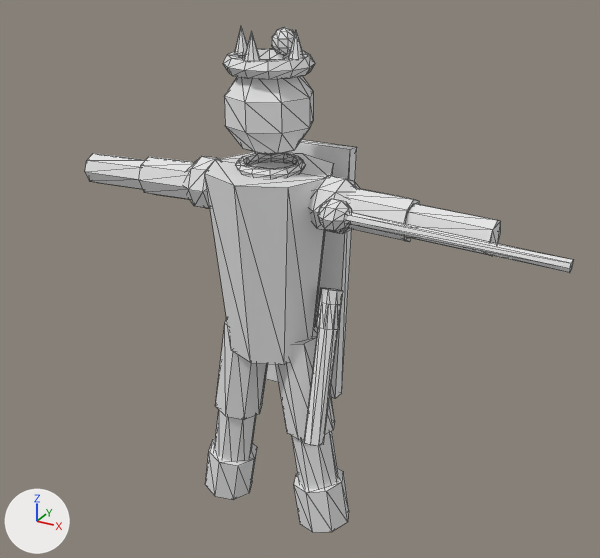
The glTF model public/models/dama_rpg.glb, before and after one commit.
One viewpoint serves both versions: a camera (50 mm lens) standing at (0.625, -1.044, 0.961) and looking at (0.026, 0.045, 0.416). Lighting does not change. The marker at lower left points along +X, +Y and +Z. The picture after the commit comes second. Mesh edges are drawn as thin lines. Where no turn or scale is listed for an object, it has been applied to the vertices. Vertices at exactly the same position are counted once.

Script lines for the objects in view, before the commit:
```python
me_cone_013 = bpy.data.meshes.new('Cone.013')
me_cone_013.from_pydata(...)  # 573 vertices, 1054 faces; spans x -0.351..0.46, y -0.1..0.145, z -0.013..0.815
# faces by material slot: [344, 224, 358, 128]
me_cone_013.materials.append(mat_corpo)  # white #e7e7e7
me_cone_013.materials.append(mat_detalhe)  # white #e7e7e7
me_cone_013.materials.append(mat_coroa)  # white #e7e7e7
me_cone_013.materials.append(mat_brilho)  # white #e7e7e7
ob_peca_q = bpy.data.objects.new('Peca_q', me_cone_013)
ob_peca_q.location = (0.0, 0.0, 0.0)
```
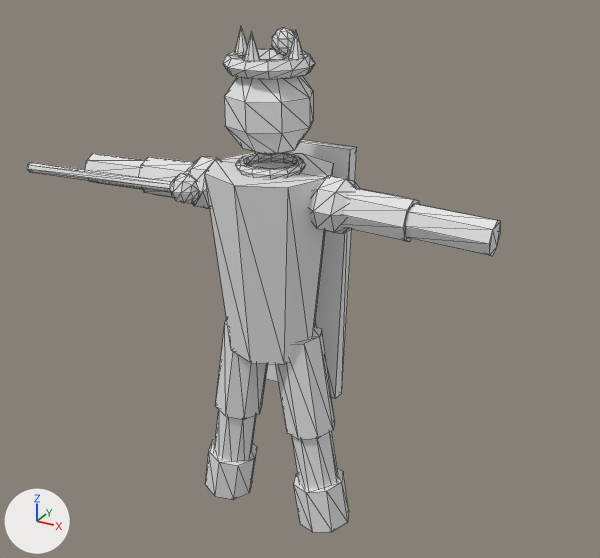
Changed parts and their boxes [x1, y1, x2, y2] in the pictures (600 x 558 px; the box of a moved part takes in the faces that stretch with it):
'Peca_q', reshaped: before [85, 25, 573, 532]; after [27, 25, 501, 532]
part 1 of me_cone_013, moved or reshaped: before [347, 213, 573, 273]; after [27, 162, 172, 192]
part 2 of me_cone_013, moved or reshaped: before [318, 199, 352, 232]; after [170, 173, 198, 204]
part 3 of me_cone_013, deleted: before [316, 288, 343, 330]
part 4 of me_cone_013, deleted: before [304, 305, 341, 446]

Patch to the scene script:
```diff
--- a/public/models/dama_rpg.glb.py
+++ b/public/models/dama_rpg.glb.py
@@ me_cone_013 @@
 # used by ob_peca_q; location = (0.0, 0.0, 0.0)
-me_cone_013.from_pydata(...)  # 573 vertices, 1054 faces; spans x -0.351..0.46, y -0.1..0.145, z -0.013..0.815
+me_cone_013.from_pydata(...)  # 541 vertices, 998 faces; spans x -0.46..0.351, y -0.1..0.145, z -0.013..0.815
+# me_cone_013 part 1: the loose piece of 16 vertices spanning x 0.14..0.46, y -0.049..-0.031, z 0.549..0.578 is turned 176 degrees about the y axis through its middle, then moved by (-0.6, 0.0, 0.0)
+# me_cone_013 part 2: the loose piece of 34 vertices spanning x 0.105..0.155, y -0.064..-0.016, z 0.545..0.593 is turned 176 degrees about the y axis through its middle, then moved by (-0.26, 0.0, 0.0)
+# me_cone_013 part 3: the loose piece of 16 vertices spanning x 0.089..0.127, y -0.037..0.017, z 0.371..0.439 is deleted
+# me_cone_013 part 4: the loose piece of 16 vertices spanning x 0.094..0.136, y -0.097..0.007, z 0.201..0.419 is deleted
 me_cone_013.materials.append(mat_corpo)
```
